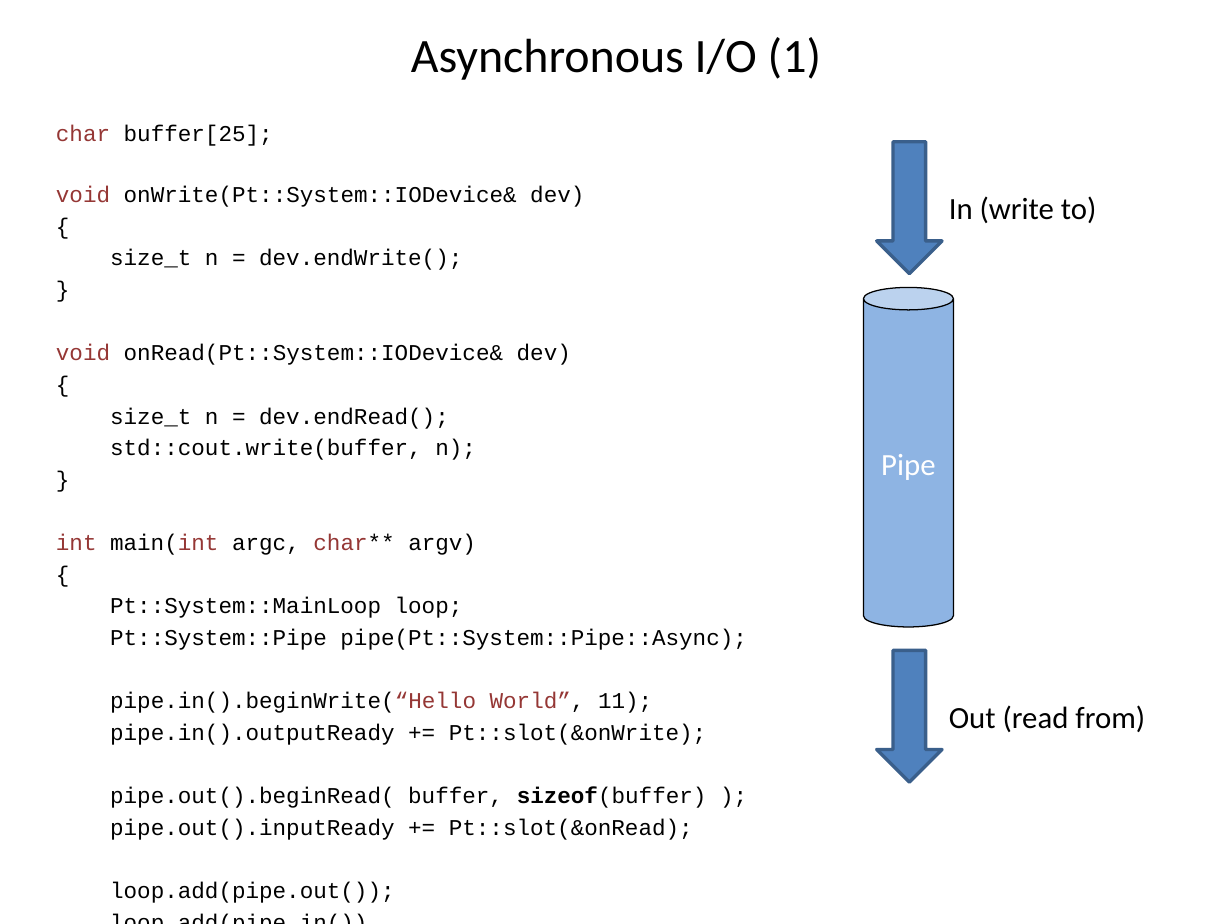
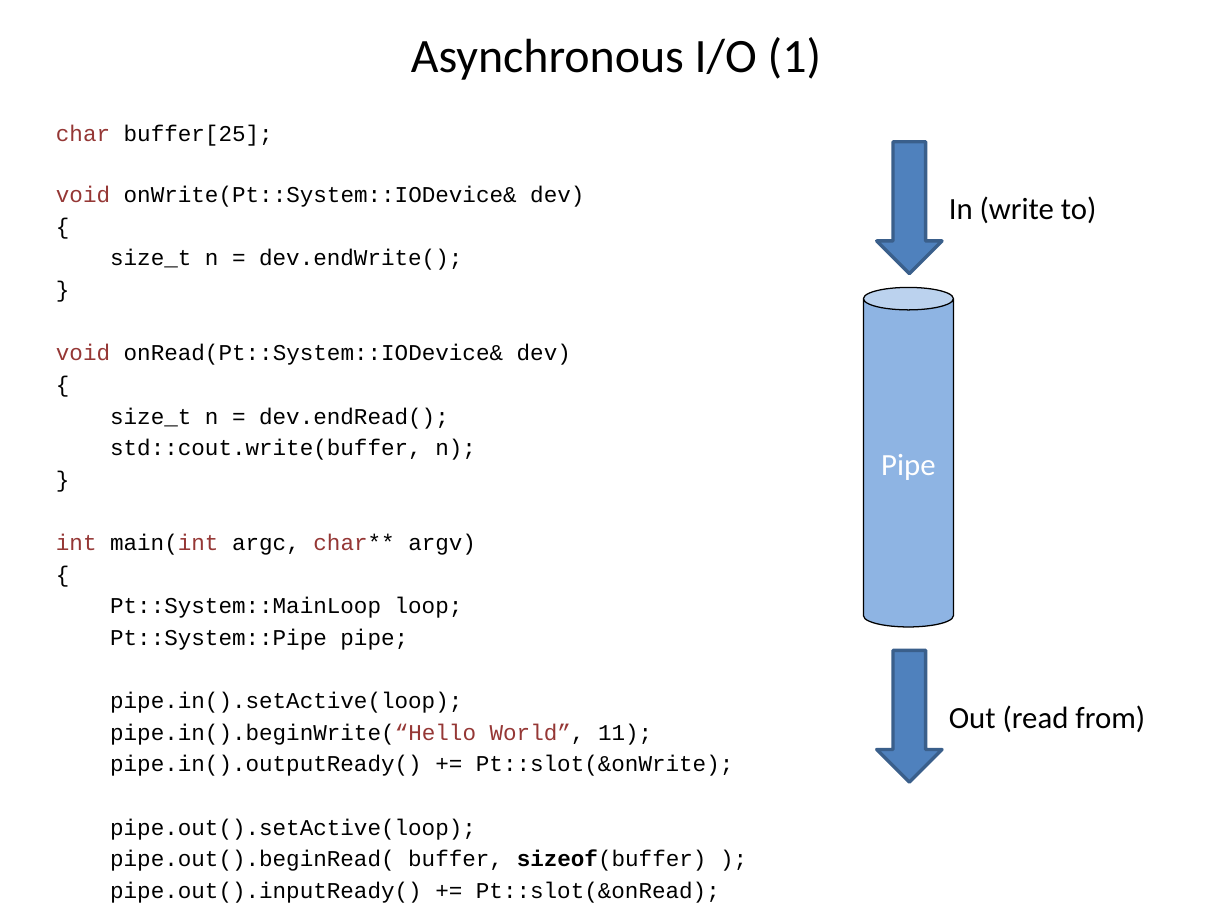
Before and after one commit to Pt-Framework/Pt, a slide deck: slide 7 of doc/other/asynchrony_for_the_masses.pptx. Drawn at 1232x924 pixels with LibreOffice and Linux fonts; fonts in the diff are those of the drawing. Boxes give left, top, right and bottom in pixels: in the first picture for what was removed or moved away, otherwise in the second. Text is boxed around its words. In the diff, an @@ line names an element or a change of style, - is before the commit and + after.

```diff
--- a/doc/other/asynchrony_for_the_masses.pptx
+++ b/doc/other/asynchrony_for_the_masses.pptx
@@ text at (110,629,462,713): text changed @@
-Pt::System::Pipe pipe(Pt::System::Pipe::Async);
+Pt::System::Pipe pipe;
+pipe.in().setActive(loop);
@@ text at (110,755,733,840): text changed @@
-pipe.in().outputReady += Pt::slot(&onWrite);
+pipe.in().outputReady() += Pt::slot(&onWrite);
+pipe.out().setActive(loop);
@@ text at (110,882,720,903): text changed @@
-pipe.out().inputReady += Pt::slot(&onRead);
-loop.add(pipe.out());
-loop.add(pipe.in())
+pipe.out().inputReady() += Pt::slot(&onRead);
```
Also in this commit, not shown: 13 other slides changed, 13 other files.
